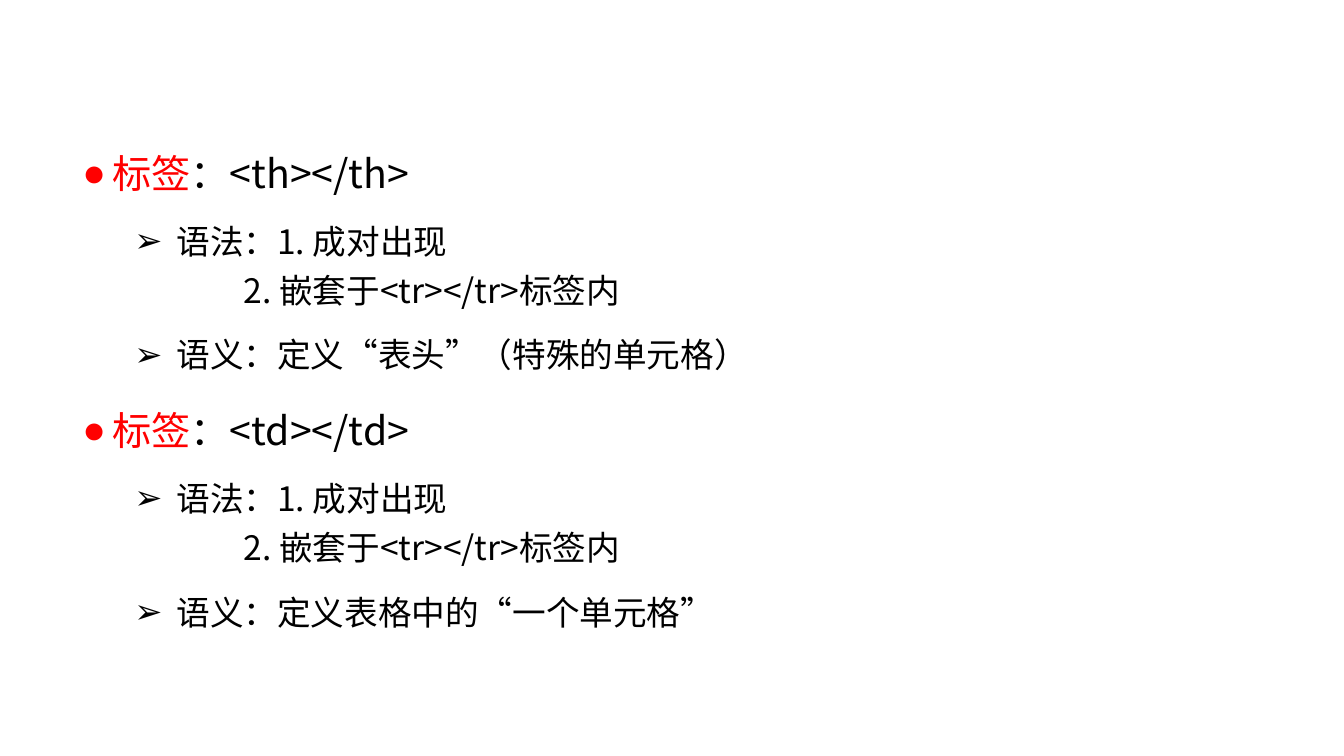
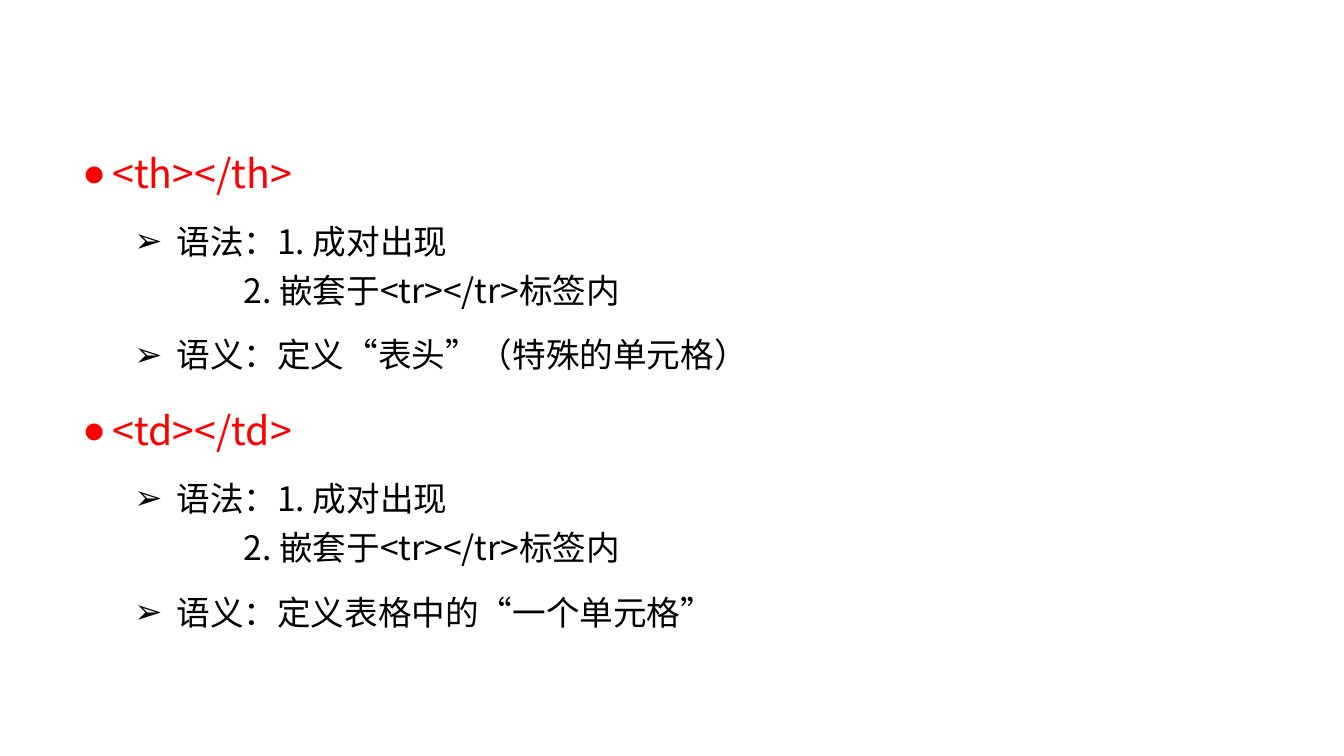
Before and after one commit to liujinmenghaoren/course-web1, a slide deck: slide 8 of materials/slides/ch03-htmlBasic2.pptx. Drawn at 1344x756 pixels with LibreOffice and Linux fonts; fonts in the diff are those of the drawing; background and template pictures are left out. Boxes give left, top, right and bottom in pixels: in the first picture for what was removed or moved away, otherwise in the second. Text is boxed around its words. In the diff, an @@ line names an element or a change of style, - is before the commit and + after.

```diff
--- a/materials/slides/ch03-htmlBasic2.pptx
+++ b/materials/slides/ch03-htmlBasic2.pptx
@@ text at [112, 156, 292, 195]: text changed; text colour #000000 to #FF0000 @@
-● 标签：<th></th>
+● <th></th>
@@ text at [112, 413, 292, 452]: text changed; text colour #000000 to #FF0000 @@
-● 标签：<td></td>
+● <td></td>
```
Also in this commit, not shown: 12 other slides changed, 3 other files.
